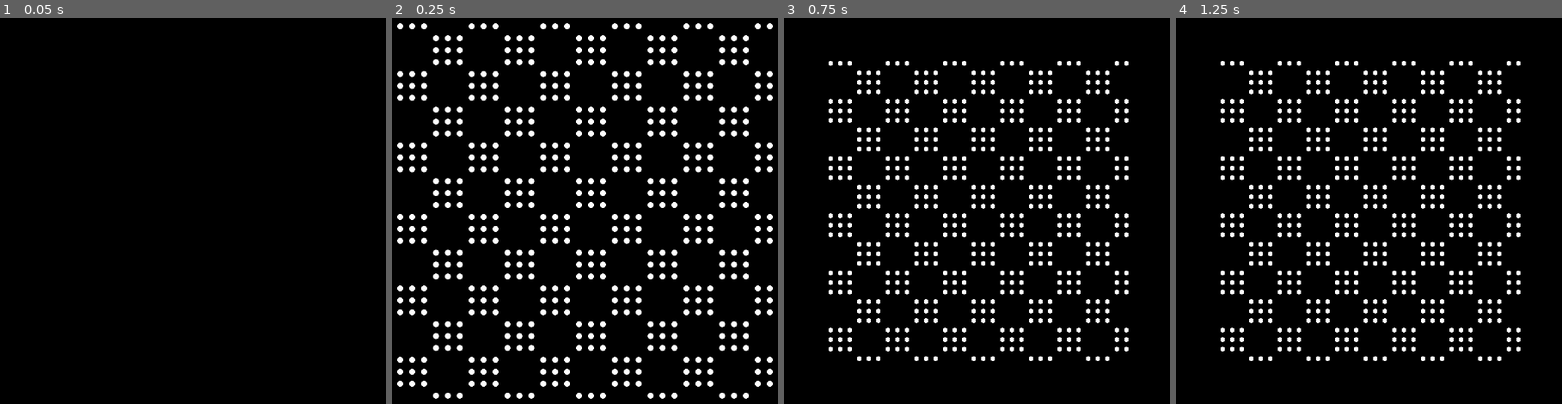
Above: before the commit, frames 1-4 (left to right).
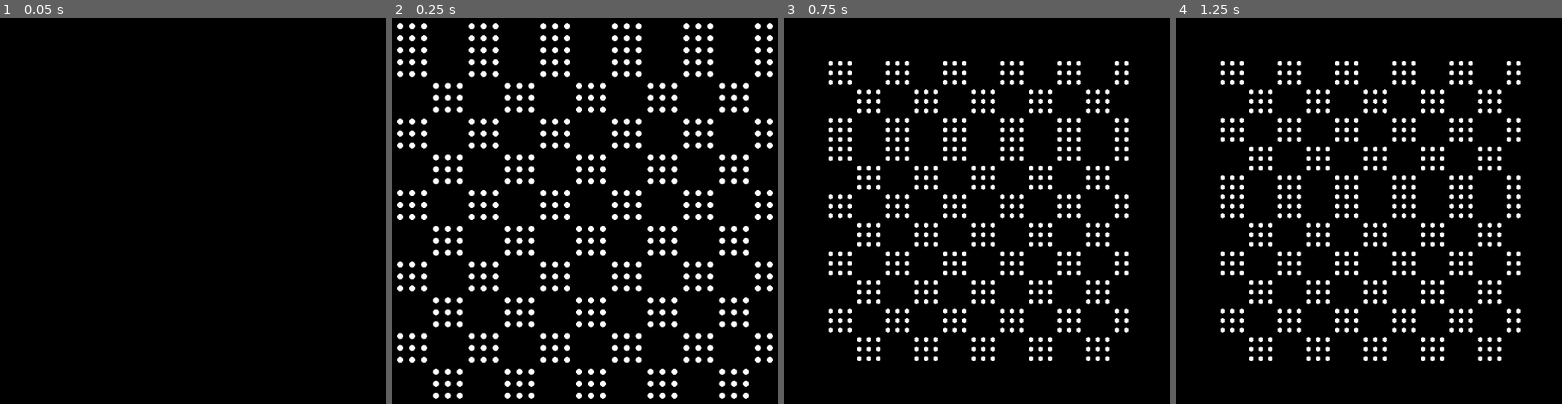
Above: after the commit, the same moments.

Repository: timvisee/38c3-dots
Game: Godot game, scene res://scenes/main.tscn
The game is run twice, just before and just after one commit, with the same random seed, the same clock (stepped at 60 frames per second) and the same inputs.
Inputs:
- Up to frame 1 (0.05 s): no input
- Up to frame 2 (0.25 s): no input
- Up to frame 3 (0.75 s): hold L (move_right) from 0.53 s (still down); tap . (random_dots) at 0.6 s
- Up to frame 4 (1.25 s): keep holding L (move_right)

Frame 1 is identical in both runs. In frame 2, 15% of the frame differs, in the area x 1-99%, y 4-96%; in frame 3, 9.7%; in frame 4, 9.7%.

Commit message:
Extend chess

Diff:
--- a/stories/Chess.gd
+++ b/stories/Chess.gd
@@ -5,15 +5,27 @@
 var width;
 var height;
 
+var dir = Vector2.ZERO;
+
 
 func _start():
+	var r = randi_range(0, 7);
+	if r >= 0 && r <= 2:
+		self.dir += Vector2.UP;
+	if r >= 2 && r <= 4:
+		self.dir += Vector2.RIGHT;
+	if r >= 4 && r <= 6:
+		self.dir += Vector2.DOWN;
+	if r >= 6 && r <= 7 || r == 0:
+		self.dir += Vector2.LEFT;
+
 	wipe();
 
 
 func _frame(frame):
 	for x in range(width):
 		for y in range(height):
-			grid.set_dot(x, y, (int(x / 3) + int((y + frame) / 3)) % 2 == 0);
+			grid.set_dot(x, y, posmod(  int((x + dir.x * frame)/ 3) + int((y + dir.y * frame) / 3), 2) == 0);
 
 
 func wipe():
